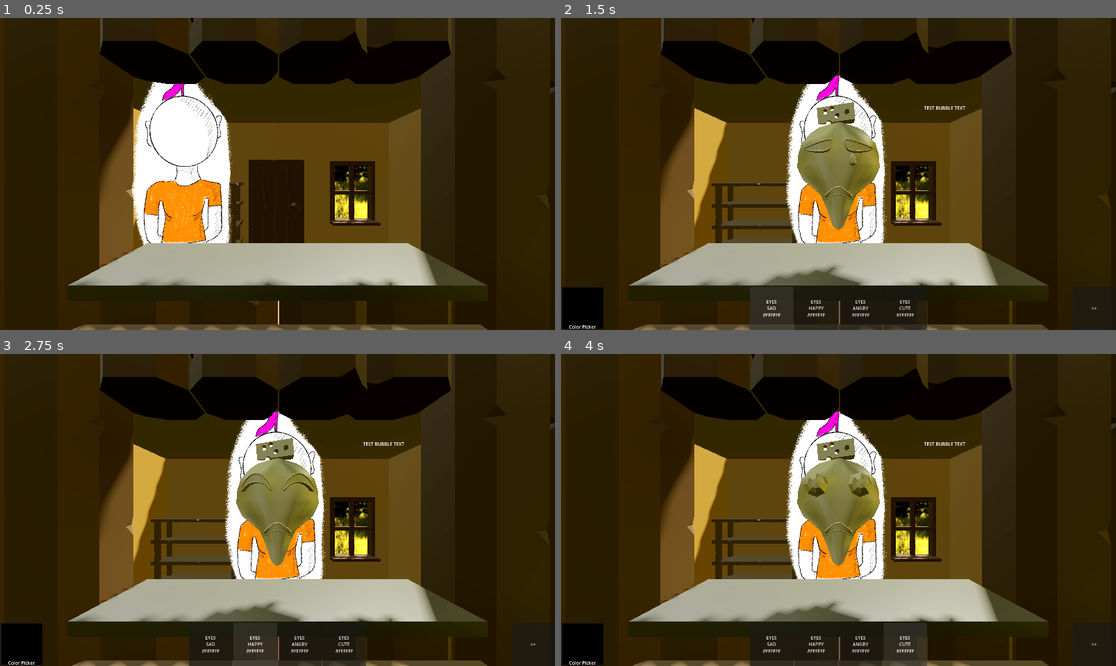
Above: before the commit, frames 1-4 (two rows, left to right).
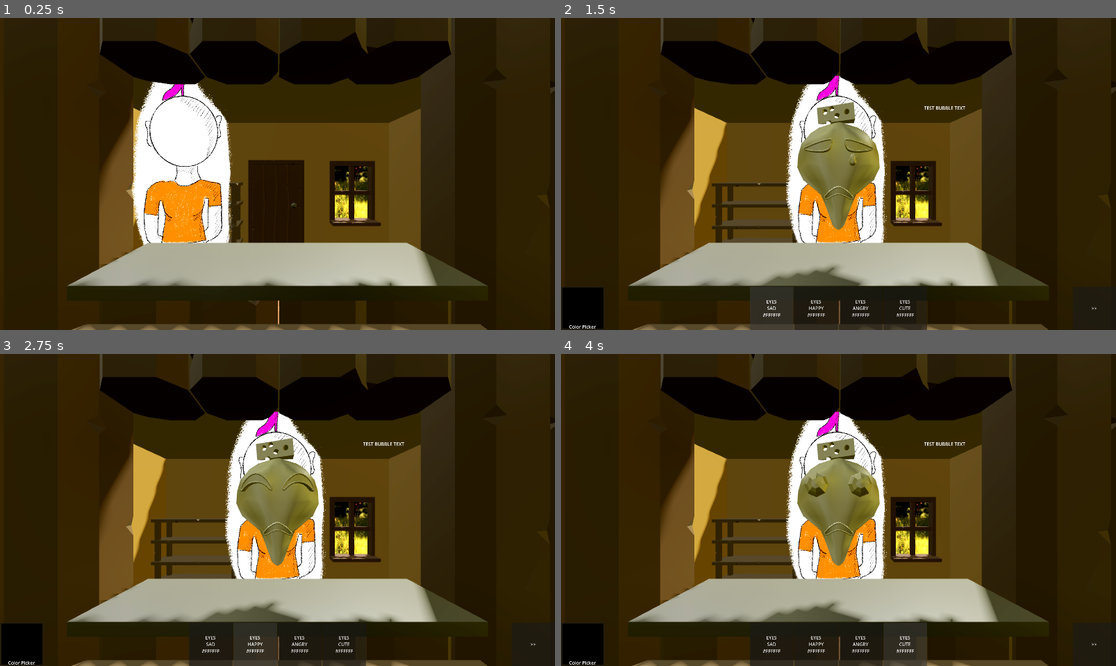
Above: after the commit, the same moments.

Repository: Xzaver/Bausparvertrag-GGJam-2026
Game: Godot game, scene res://game/game.tscn
Two runs of this game, one before a commit and one after it. Both use one fixed random seed, a clock stepped at 60 frames per second and the inputs below.
Inputs:
- Up to frame 1 (0.25 s): no input
- Up to frame 2 (1.5 s): click "EYES SAD #FFFFFF" at 1.25 s
- Up to frame 3 (2.75 s): click "EYES HAPPY #FFFFFF" at 2 s
- Up to frame 4 (4 s): click "EYES ANGRY #FFFFFF" at 2.75 s; click "EYES CUTE #FFFFFF" at 3.5 s

The runs differ from the first frame. In frame 1, 0.6% of the frame differs, in the area x 12-88%, y 0-100%; in frame 2, 0.7%; in frame 3, 0.7%; in frame 4, 0.6%.
Error in both runs: Invalid call. Nonexistent function 'displayChallengeDialogue' in base 'Nil'. (res://game/core/GameLoop.gd:81)

Commit message:
chnage render settings

Diff:
--- a/project.godot
+++ b/project.godot
@@ -31,3 +31,8 @@
 "events": [Object(InputEventKey,"resource_local_to_scene":false,"resource_name":"","device":-1,"window_id":0,"alt_press …(195 unchanged characters)…
 ]
 }
+
+[rendering]
+
+anti_aliasing/quality/msaa_3d=1
+anti_aliasing/quality/screen_space_aa=2
